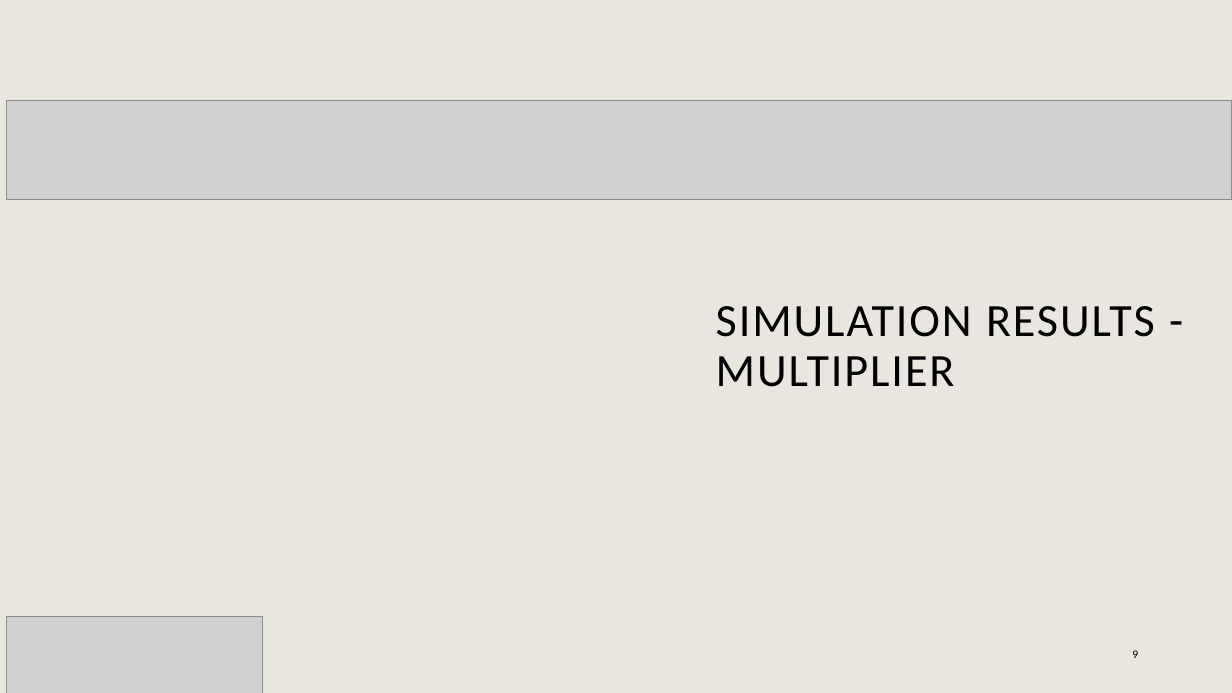
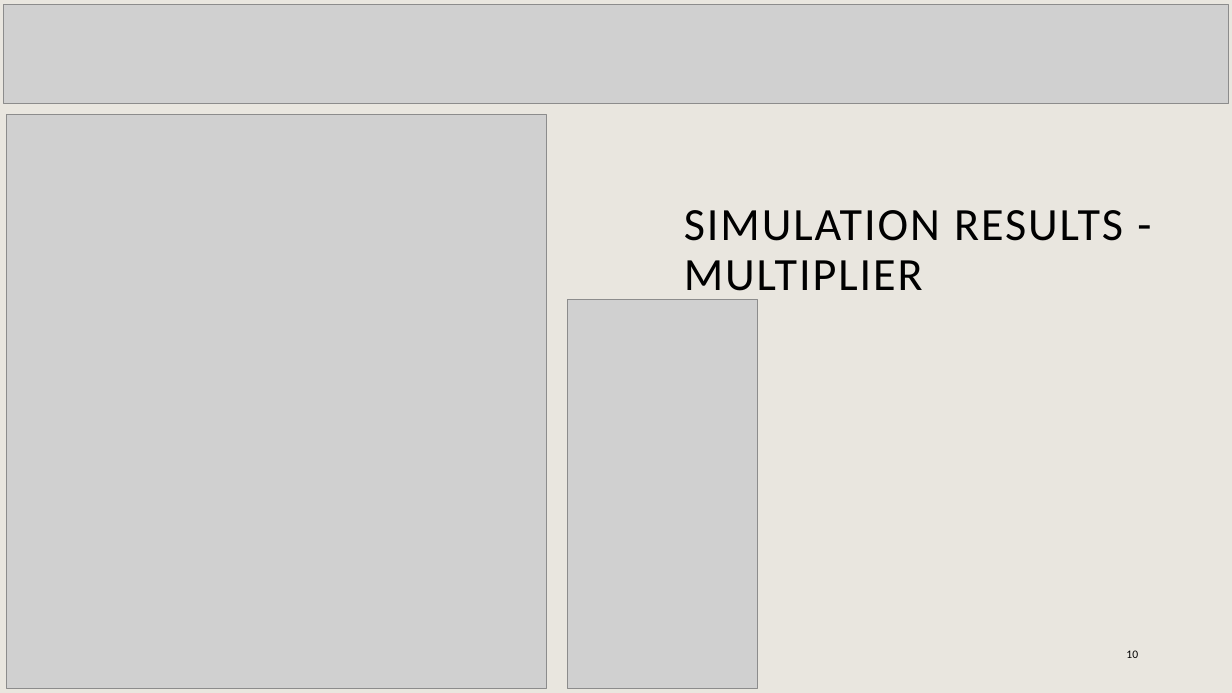
Before and after one commit to AmaanMujawar/EEE381_IIP-Hardware-Accelerator-for-RISCV-Processor, a slide deck: slide 10 of Documents/Public Engagement/PublicEngagementActivity.pptx (slide 9 before the commit). Drawn at 1232x693 pixels with LibreOffice and Linux fonts; fonts in the diff are those of the drawing; grey boxes stand for pictures; background and template pictures are left out. Boxes give left, top, right and bottom in pixels: in the first picture for what was removed or moved away, otherwise in the second. Text is boxed around its words. In the diff, an @@ line names an element or a change of style, - is before the commit and + after.

```diff
--- a/Documents/Public Engagement/PublicEngagementActivity.pptx
+++ b/Documents/Public Engagement/PublicEngagementActivity.pptx
@@ picture: place and size @@
-picture at <box>6,101,1232,200</box>
+picture at <box>3,5,1228,104</box>
@@ picture added at <box>6,115,546,689</box> @@
@@ title "SIMULATION RESULTS - MULTIPLIER" rewrapped from <box>716,306,1155,387</box> to <box>684,210,1123,301</box> @@
@@ picture added at <box>567,299,757,689</box> @@
@@ picture removed at <box>6,616,262,693</box> @@
@@ page number at <box>1126,650,1138,658</box>: text changed @@
-9
+10
```
Also in this commit, not shown: 3 other slides changed, 4 slides removed.
